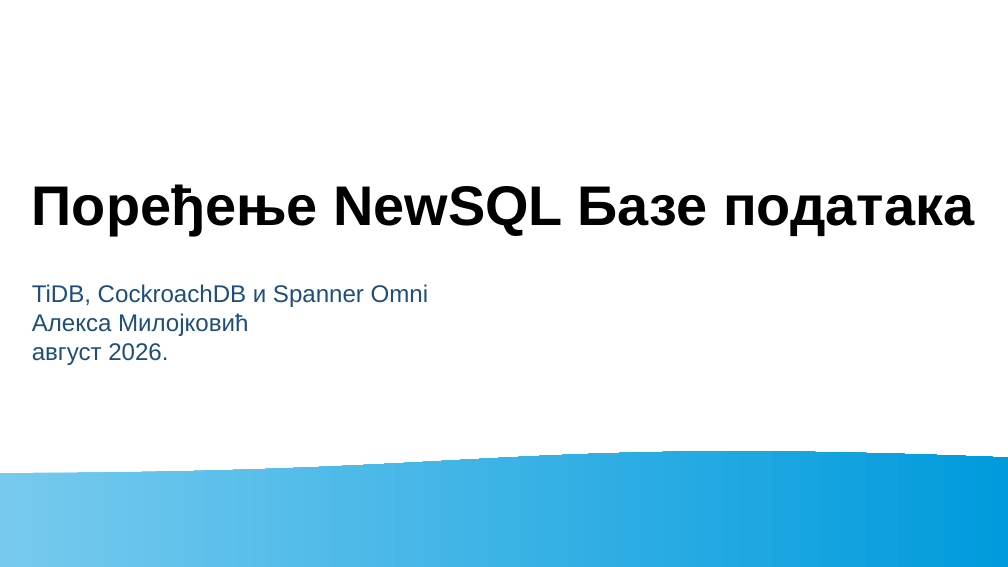
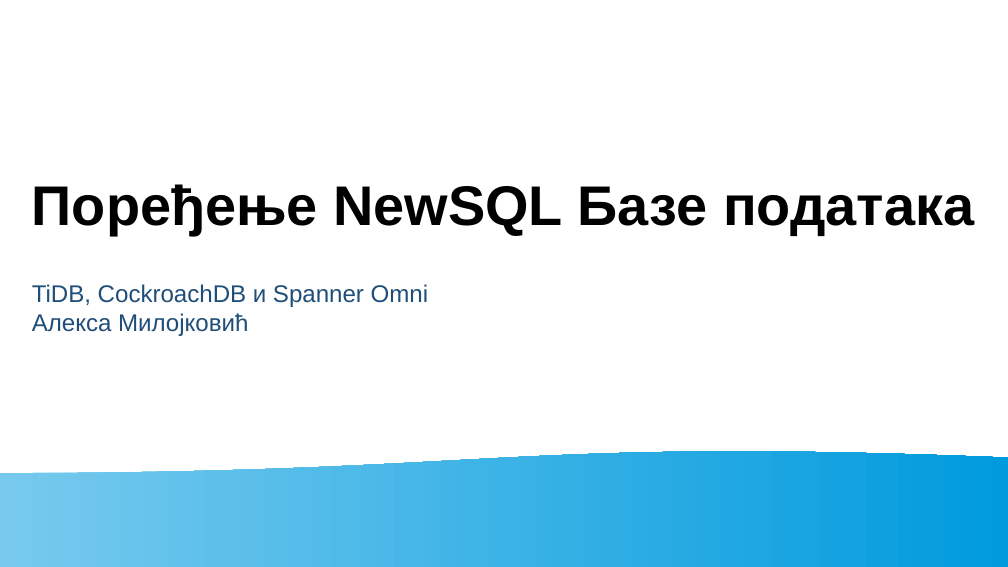
Before and after one commit to AleksaMilojkovic17252/db-seminar-3, a slide deck: slide 1 of seminar3_bolji.odp. Drawn at 1008x567 pixels with LibreOffice and Linux fonts; fonts in the diff are those of the drawing. Boxes give left, top, right and bottom in pixels: in the first picture for what was removed or moved away, otherwise in the second. Text is boxed around its words. In the diff, an @@ line names an element or a change of style, - is before the commit and + after.

```diff
--- a/seminar3_bolji.odp
+++ b/seminar3_bolji.odp
@@ text at (32, 343, 168, 365): paragraph removed @@
-август 2026.
```
Also in this commit, not shown: 1 other slide changed, 2 slides added, 1 slide removed.
